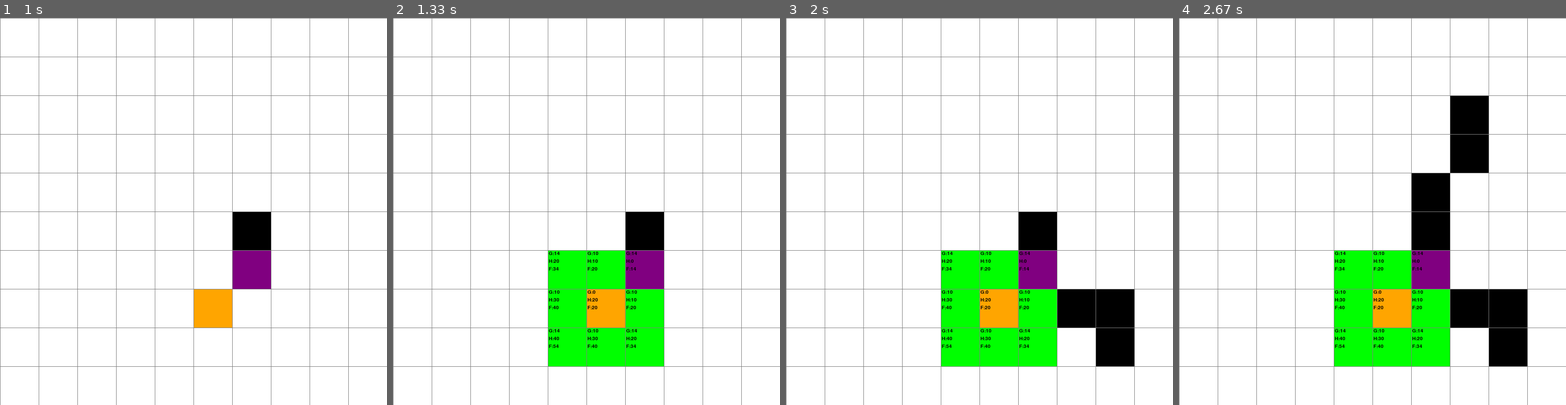
Above: before the commit, frames 1-4 (left to right).
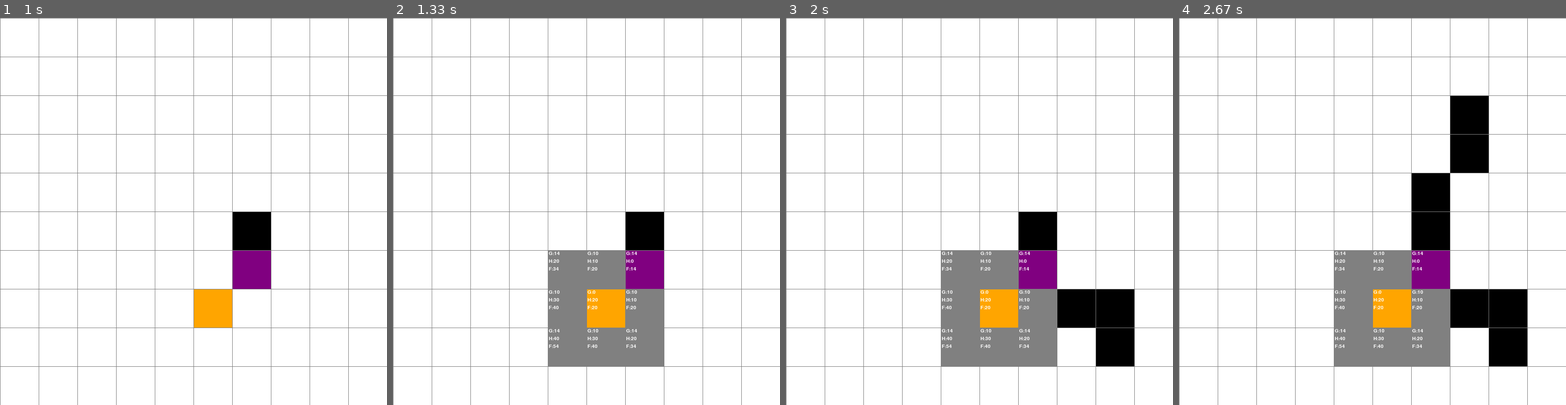
Above: after the commit, the same moments.

Repository: MelvinMG/Apuntes-Actividades-IA
Game: pygame game, started from Proyectos/asterisco/CascaronA.py
Two runs of this game, one before a commit and one after it. Both use one fixed random seed, a clock stepped at 60 frames per second and the inputs below.
Inputs (mouse positions are in pixels of both pictures, inside the frame that each line leads up to):
- Up to frame 1 (1 s): right-click (232, 296) at 0.38 s; press the mouse at (232, 296) at 0.7 s; move the mouse to (236, 273) at 0.8 s; release the mouse at (239, 246) at 0.93 s
- Up to frame 2 (1.33 s): tap Space at 1 s
- Up to frame 3 (2 s): press the mouse at (1018, 296) at 1.37 s; move the mouse to (1072, 327) at 1.47 s; release the mouse at (1126, 358) at 1.6 s; press the mouse at (1018, 296) at 1.7 s; move the mouse to (1064, 304) at 1.8 s; release the mouse at (1114, 312) at 1.93 s
- Up to frame 4 (2.67 s): press the mouse at (1411, 296) at 2.03 s; move the mouse to (1430, 219) at 2.13 s; release the mouse at (1453, 141) at 2.27 s; press the mouse at (1411, 296) at 2.37 s; move the mouse to (1434, 207) at 2.47 s; release the mouse at (1457, 118) at 2.6 s

Frame 1 is identical in both runs. In frame 2, 6.9% of the frame differs, in the area x 40-70%, y 60-90%; in frame 3, 6.9%; in frame 4, 6.9%.

Commit message:
Avance 2:Se estable la ruta Optima en el proyecto

Diff:
--- a/Proyectos/asterisco/CascaronA.py
+++ b/Proyectos/asterisco/CascaronA.py
@@ -1,22 +1,22 @@
 import pygame
 
 # Configuraciones iniciales
-pygame.init()  # Asegúrate de inicializar Pygame (para poder usar fuentes)
+pygame.init()  # Inicializa Pygame (para usar fuentes)
 ANCHO_VENTANA = 800
 VENTANA = pygame.display.set_mode((ANCHO_VENTANA, ANCHO_VENTANA))
 pygame.display.set_caption("Visualización de Nodos")
 
 # Colores (RGB)
-BLANCO = (255, 255, 255)
-NEGRO = (0, 0, 0)
-GRIS = (128, 128, 128)
-VERDE = (0, 255, 0)
+BLANCO = (255, 255, 255)  # Vacíos
+NEGRO = (0, 0, 0)         # Paredes
+GRIS = (128, 128, 128)    # Nodos visitados
+VERDE = (0, 255, 0)       # Camino óptimo (ruta rápida)
 ROJO = (255, 0, 0)
-NARANJA = (255, 165, 0)
-PURPURA = (128, 0, 128)
-
-def escribir_texto(ventana, texto, x, y, color=(0,0,0), tam=18):
-    """Dibuja el texto en la ventana, en la posición (x, y)."""
+NARANJA = (255, 165, 0)   # Inicio
+PURPURA = (128, 0, 128)   # Fin
+
+def escribir_texto(ventana, texto, x, y, color=(0, 0, 0), tam=18):
+    """Dibuja el texto en la ventana en la posición (x, y)."""
     fuente = pygame.font.SysFont(None, tam)
     superficie_texto = fuente.render(texto, True, color)
     ventana.blit(superficie_texto, (x, y))
@@ -33,8 +33,10 @@
 
         # Costos para el algoritmo A*
         self.g = float("inf")  # Costo acumulado (inicialmente infinito)
-        self.h = 0             # Heurística
+        self.h = 0             # Heurística (distancia estimada al final)
         self.f = float("inf")  # f = g + h
+        self.parent = None     # Para reconstruir el camino óptimo
+        self.optimo = False    # Bandera: True si el nodo es parte del camino óptimo
 
     def get_pos(self):
         return self.fila, self.col
@@ -53,6 +55,8 @@
         self.g = float("inf")
         self.h = 0
         self.f = float("inf")
+        self.parent = None
+        self.optimo = False
 
     def hacer_inicio(self):
         self.color = NARANJA
@@ -62,15 +66,20 @@
 
     def hacer_fin(self):
         self.color = PURPURA
+
+    def marcar_optimo(self):
+        """Marca el nodo como parte del camino óptimo."""
+        self.optimo = True
 
     def dibujar(self, ventana):
         """
         Pinta el nodo según su estado:
-         - Naranja si es el inicio
-         - Púrpura si es el fin
-         - Negro si es pared
-         - Verde si tiene g < inf (ha sido visitado o actualizado)
-         - Blanco si no se ha actualizado
+         - NARANJA si es el inicio
+         - PÚRPURA si es el fin
+         - NEGRO si es pared
+         - VERDE si es parte del camino óptimo
+         - GRIS si ha sido visitado (g < inf)
+         - BLANCO si no se ha actualizado
         """
         if self.es_inicio():
             color = NARANJA
@@ -78,8 +87,10 @@
             color = PURPURA
         elif self.es_pared():
             color = NEGRO
+        elif self.optimo:
+            color = VERDE
         elif self.g < float("inf"):
-            color = VERDE
+            color = GRIS
         else:
             color = BLANCO
 
@@ -99,12 +110,17 @@
     return vecinos
 
 def explorar_nodos(grid, fila_inicio, col_inicio, fila_fin, col_fin):
+    """
+    Explora los nodos usando un algoritmo A* modificado.
+    Los nodos visitados se colorean de gris.
+    Devuelve el nodo final con sus costos actualizados.
+    """
     lista_abierta = []  # Nodos pendientes de explorar
     lista_cerrada = []  # Nodos ya explorados
 
     nodo_inicio = grid[fila_inicio][col_inicio]
     nodo_inicio.g = 0
-    # Heurística: multiplicamos por 10 para representar el costo en puntos
+    # Heurística: usamos la distancia Manhattan multiplicada por 10 unidades
     nodo_inicio.h = (abs(fila_inicio - fila_fin) + abs(col_inicio - col_fin)) * 10
     nodo_inicio.f = nodo_inicio.g + nodo_inicio.h
 
@@ -112,23 +128,20 @@
     lista_abierta.append(nodo_inicio)
 
     while len(lista_abierta) > 0:
-        # Ordena la lista abierta por el valor de f (menor costo total estimado)
         lista_abierta.sort(key=lambda nodo: nodo.f)
         nodo_actual = lista_abierta.pop(0)
         lista_cerrada.append(nodo_actual)
-
-        print(f"Visitado: {nodo_actual.get_pos()} :: Calculos(G={nodo_actual.g}, H={nodo_actual.h}, F={nodo_actual.f})")
-
-        # Si hemos alcanzado el nodo final, detenemos la exploración
+        print(f"Visitado: {nodo_actual.get_pos()} :: G={nodo_actual.g}, H={nodo_actual.h}, F={nodo_actual.f}")
+
+        # Si alcanzamos el nodo final, se puede detener la exploración (o no, según tus necesidades)
         if nodo_actual == nodo_fin:
             print("¡Objetivo alcanzado!")
             break
 
-        # Obtenemos los vecinos del nodo actual
         vecinos = obtener_vecinos(grid, nodo_actual)
         for vecino in vecinos:
             if not vecino.es_pared() and vecino not in lista_cerrada:
-                # Determinar el costo de movimiento: 10 para horizontal/vertical, 14 para diagonal
+                # Determinar el costo del movimiento: 10 para movimientos horizontales/verticales, 14 para diagonales
                 if vecino.fila == nodo_actual.fila or vecino.col == nodo_actual.col:
                     costo_movimiento = 10
                 else:
@@ -136,15 +149,36 @@
 
                 temp_g = nodo_actual.g + costo_movimiento
 
-                # Si encontramos un camino más corto, actualizamos el vecino
                 if temp_g < vecino.g:
                     vecino.g = temp_g
                     vecino.h = (abs(vecino.fila - fila_fin) + abs(vecino.col - col_fin)) * 10
                     vecino.f = vecino.g + vecino.h
+                    vecino.parent = nodo_actual  # Guardamos el predecesor
                     if vecino not in lista_abierta:
                         lista_abierta.append(vecino)
 
-    return lista_cerrada
+    return nodo_fin  # Retornamos el nodo final para reconstruir el camino
+
+def reconstruir_camino(nodo_fin):
+    """
+    Reconstruye el camino óptimo desde el nodo final hasta el nodo de inicio
+    utilizando los predecesores.
+    """
+    camino = []
+    nodo_actual = nodo_fin
+    while nodo_actual is not None:
+        camino.append(nodo_actual)
+        nodo_actual = nodo_actual.parent
+    camino.reverse()  # Orden de inicio a fin
+    return camino
+
+def pintar_camino(camino):
+    """
+    Pinta de VERDE (camino óptimo) cada nodo del camino, excepto el inicio y el fin.
+    """
+    for nodo in camino:
+        if not nodo.es_inicio() and not nodo.es_fin():
+            nodo.marcar_optimo()
 
 def crear_grid(filas, ancho):
     grid = []
@@ -168,14 +202,13 @@
     for fila in grid:
         for nodo in fila:
             nodo.dibujar(ventana)
-            # --- DIBUJAR VALORES G, H, F DENTRO DE LA CELDA ---
+            # Dibujar valores G, H, F en la celda (si el nodo fue actualizado)
             if nodo.g < float("inf"):
                 offset_x = nodo.x + 2
                 offset_y = nodo.y + 2
-                escribir_texto(ventana, f"G:{nodo.g}", offset_x, offset_y, color=NEGRO, tam=15)
-                escribir_texto(ventana, f"H:{nodo.h}", offset_x, offset_y+16, color=NEGRO, tam=15)
-                escribir_texto(ventana, f"F:{nodo.f}", offset_x, offset_y+32, color=NEGRO, tam=15)
-
+                escribir_texto(ventana, f"G:{nodo.g}", offset_x, offset_y, color=BLANCO, tam=15)
+                escribir_texto(ventana, f"H:{nodo.h}", offset_x, offset_y+16, color=BLANCO, tam=15)
+                escribir_texto(ventana, f"F:{nodo.f}", offset_x, offset_y+32, color=BLANCO, tam=15)
     dibujar_grid(ventana, filas, ancho)
     pygame.display.update()
 
@@ -189,10 +222,8 @@
 def main(ventana, ancho):
     FILAS = 10
     grid = crear_grid(FILAS, ancho)
-
     inicio = None
     fin = None
-
     corriendo = True
 
     while corriendo:
@@ -201,7 +232,7 @@
             if event.type == pygame.QUIT:
                 corriendo = False
 
-            # Clic izquierdo para definir inicio, fin y paredes
+            # Click izquierdo: definir inicio, fin y paredes
             if pygame.mouse.get_pressed()[0]:
                 pos = pygame.mouse.get_pos()
                 fila, col = obtener_click_pos(pos, FILAS, ancho)
@@ -215,7 +246,7 @@
                 elif nodo != fin and nodo != inicio:
                     nodo.hacer_pared()
 
-            # Clic derecho para restablecer la celda
+            # Click derecho: restablecer la celda
             elif pygame.mouse.get_pressed()[2]:
                 pos = pygame.mouse.get_pos()
                 fila, col = obtener_click_pos(pos, FILAS, ancho)
@@ -226,10 +257,13 @@
                 elif nodo == fin:
                     fin = None
 
-            # Presionar la barra espaciadora para iniciar la exploración (si se han definido inicio y fin)
+            # Tecla Espacio: iniciar la exploración y luego pintar el camino óptimo
             if event.type == pygame.KEYDOWN:
                 if event.key == pygame.K_SPACE and inicio and fin:
-                    explorar_nodos(grid, inicio.fila, inicio.col, fin.fila, fin.col)
+                    nodo_final = explorar_nodos(grid, inicio.fila, inicio.col, fin.fila, fin.col)
+                    camino = reconstruir_camino(nodo_final)
+                    pintar_camino(camino)
+
         # Fin del bucle de eventos
     pygame.quit()
 
Binary file added: Proyectos/asterisco/Images/Avance_2.png
Not shown, changed: Proyectos/asterisco/Explicación_A.md
